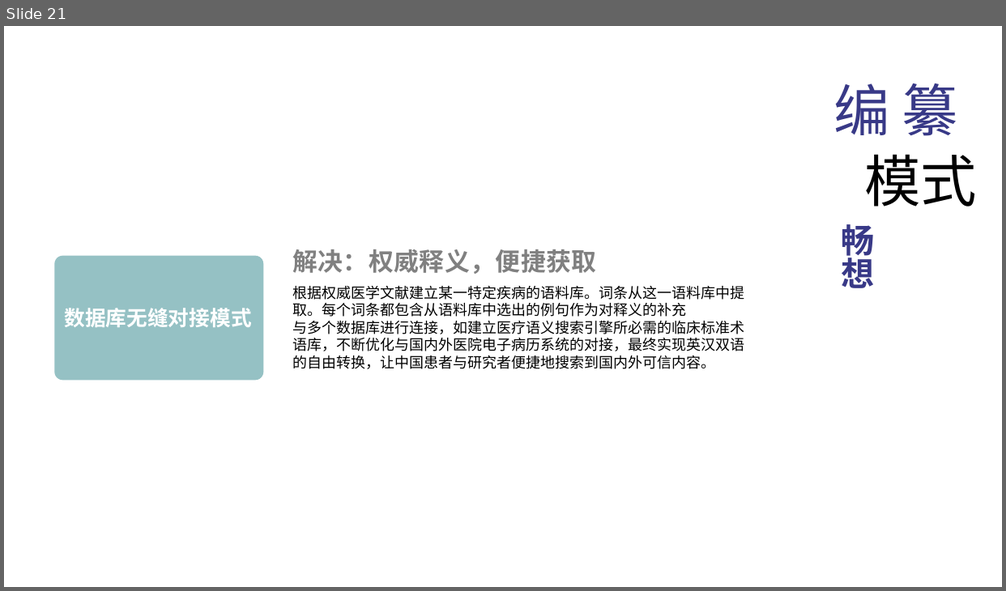
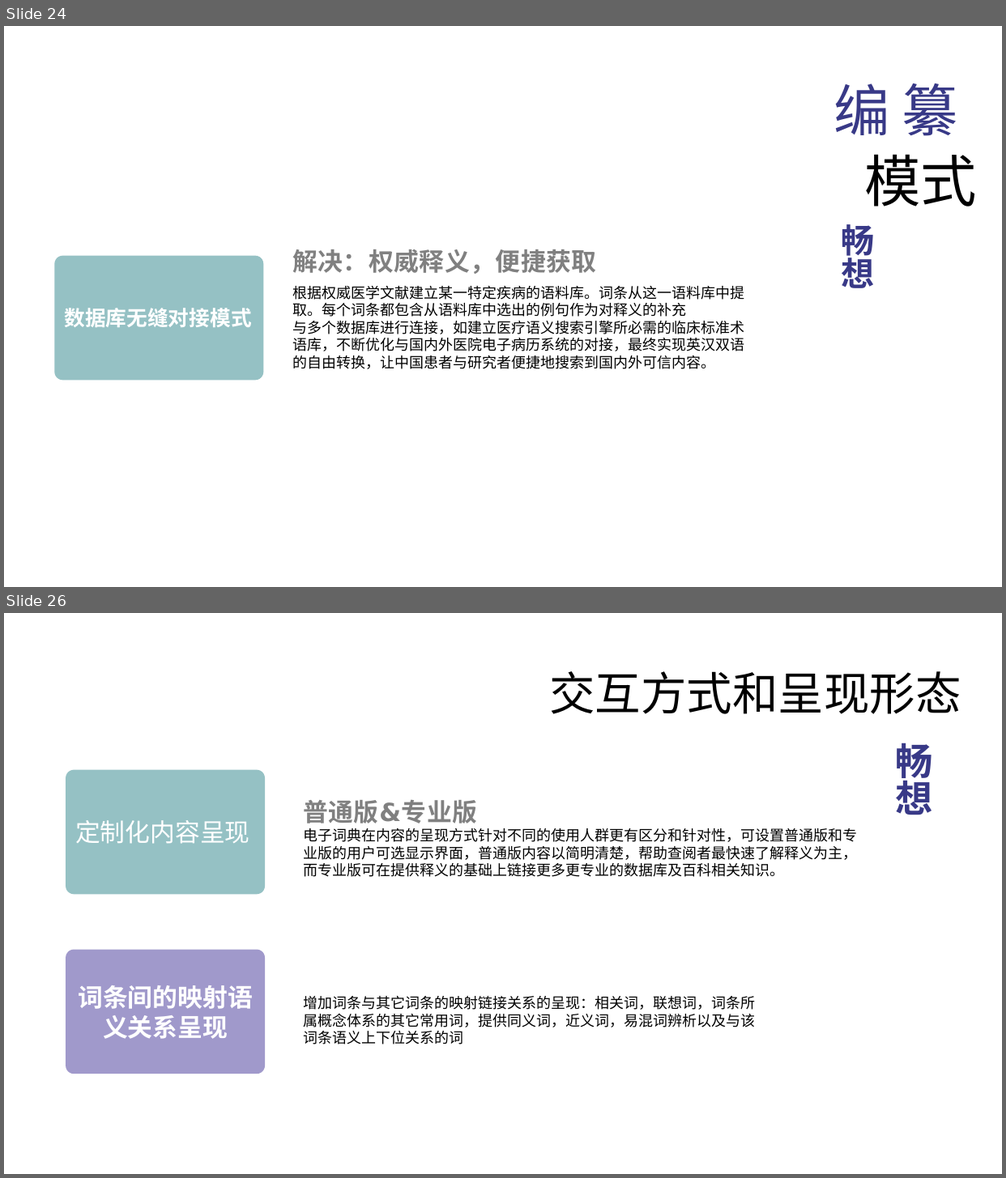
Before and after one commit to peijiawen98/TLK_1107, a slide deck: 电子词典需求分析.pptx. Shown one above the other, each under a label of ours: slide 21 before the commit, slides 24 and 26 after it; the slides between them are not shown. The pictures are 1006x591 and 1006x1178 pixels, drawn with LibreOffice and Linux fonts; fonts in the diff are those of the drawing. Boxes give left, top, right and bottom in pixels: in the first picture for what was removed or moved away, otherwise in the second. Text is boxed around its words. In the diff, an @@ line names an element or a change of style, - is before the commit and + after.

```diff
--- a/电子词典需求分析.pptx
+++ b/电子词典需求分析.pptx
@@ slide 26 added at (4, 613, 1002, 1174), background #FFFFFF @@
@@ text added at (549, 671, 961, 714), 44 pt, text #000000 @@
+交互方式和呈现形态
@@ text added at (895, 743, 932, 815), 36 pt, text #383987, bold @@
+畅想
@@ rounded rectangle added at (66, 770, 265, 895), fill #95C1C4, 24 pt, text #FFFFFF @@
+定制化内容呈现
@@ text added at (303, 800, 858, 877), 14 pt, text #000000 @@
+普通版&专业版
+电子词典在内容的呈现方式针对不同的使用人群更有区分和针对性，可设置普通版和专业版的用户可选显示界面，普通版内容以简明清楚，帮助查阅者最快速了解释义为主，而专业版可在提供释义的基础上链接更多更专业的数据库及百科相关知识。
@@ rounded rectangle added at (66, 950, 265, 1074), fill #A099CB, 24 pt, text #FFFFFF, bold @@
+词条间的映射语义关系呈现
@@ text added at (303, 996, 756, 1045), 14 pt, text #000000 @@
+增加词条与其它词条的映射链接关系的呈现：相关词，联想词，词条所属概念体系的其它常用词，提供同义词，近义词，易混词辨析以及与该词条语义上下位关系的词
@@ what was slide 21 is now slide 24 @@
```
Also in this commit, not shown: 5 other slides added.
